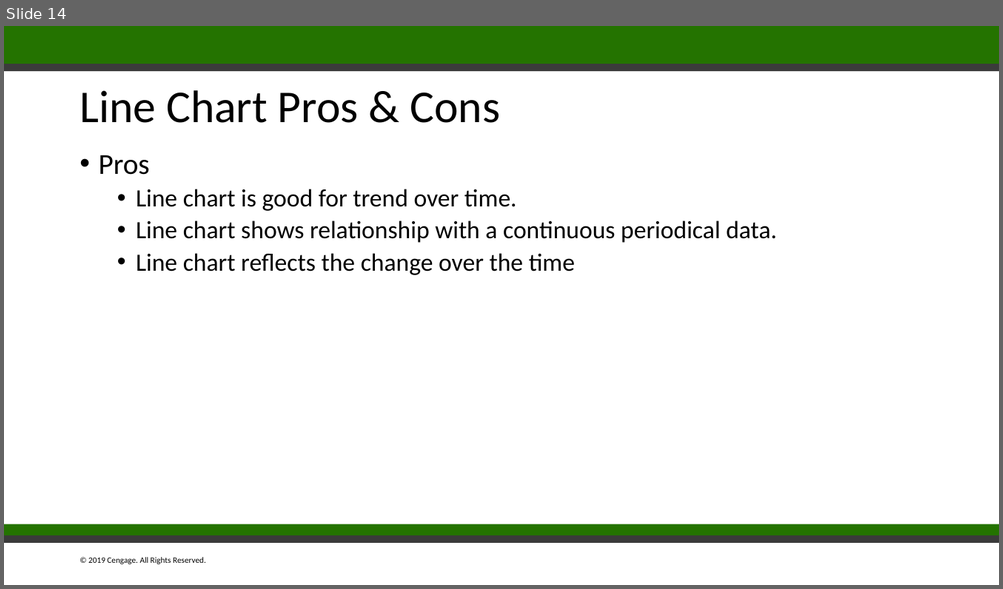
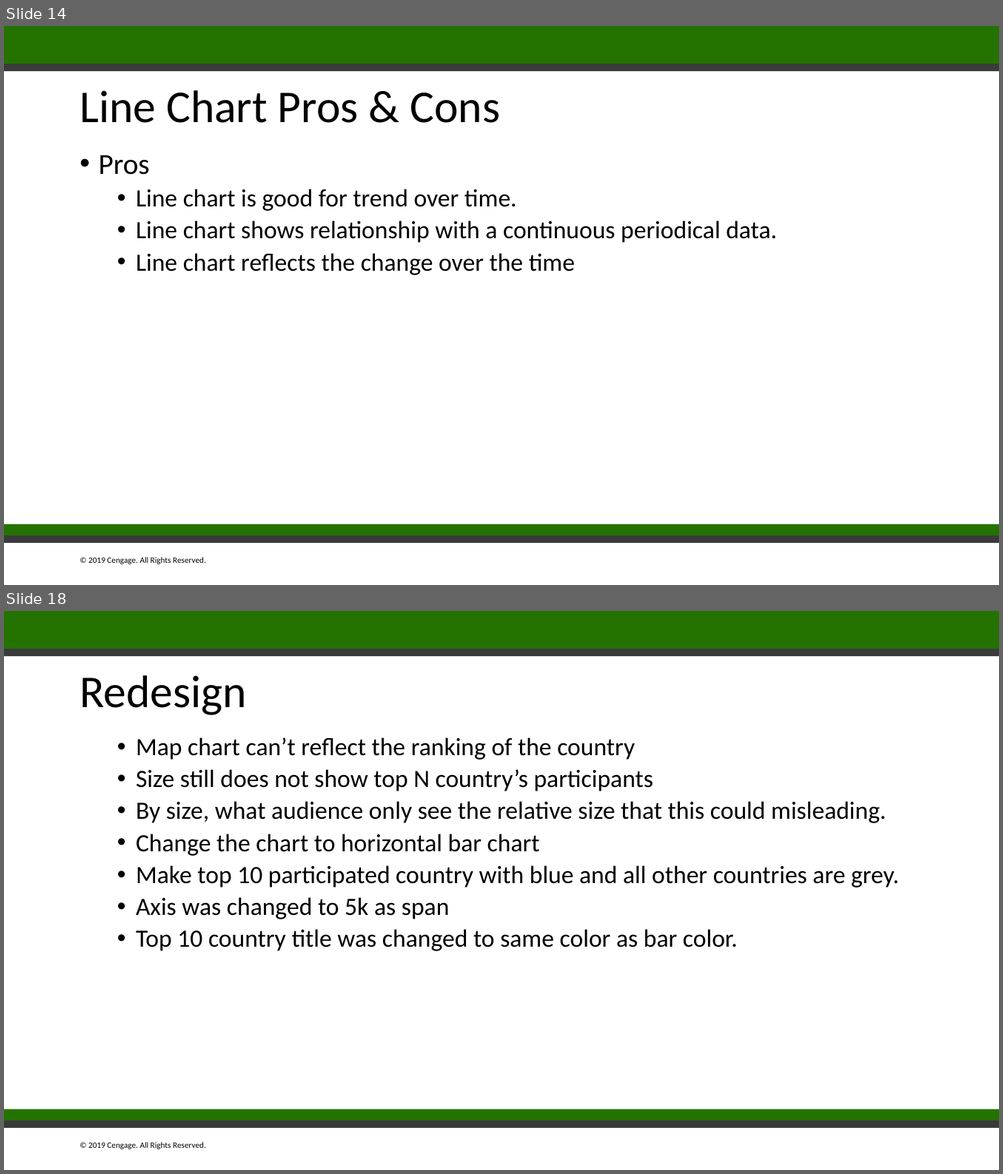
Before and after one commit to billyean/anna, a slide deck: Stackoverflow Programmer's Story.pptx. Shown one above the other, each under a label of ours: slide 14 before the commit, slides 14 and 18 after it; the slides between them are not shown. The pictures are 1003x589 and 1003x1174 pixels, drawn with LibreOffice and Linux fonts; fonts in the diff are those of the drawing. Boxes give left, top, right and bottom in pixels: in the first picture for what was removed or moved away, otherwise in the second. Text is boxed around its words. In the diff, an @@ line names an element or a change of style, - is before the commit and + after.

Commit message:
Add redesign

```diff
--- a/Stackoverflow Programmer's Story.pptx
+++ b/Stackoverflow Programmer's Story.pptx
@@ slide 18 added at [4,611,999,1170], background #FFFFFF; not listed: 5 template elements that a slide beside it also shows @@
@@ title added at [79,675,246,715], 44 pt, text #000000 @@
+Redesign
@@ text added at [136,738,899,951], 24 pt, text #000000 @@
+  • Map chart can’t reflect the ranking of the country
+  • Size still does not show top N country’s participants
+  • By size, what audience only see the relative size that this could misleading.
+  • Change the chart to horizontal bar chart
+  • Make top 10 participated country with blue and all other countries are grey.
+  • Axis was changed to 5k as span
+  • Top 10 country title was changed to same color as bar color.
```
Also in this commit, not shown: 1 slide changed, 3 other slides added.
